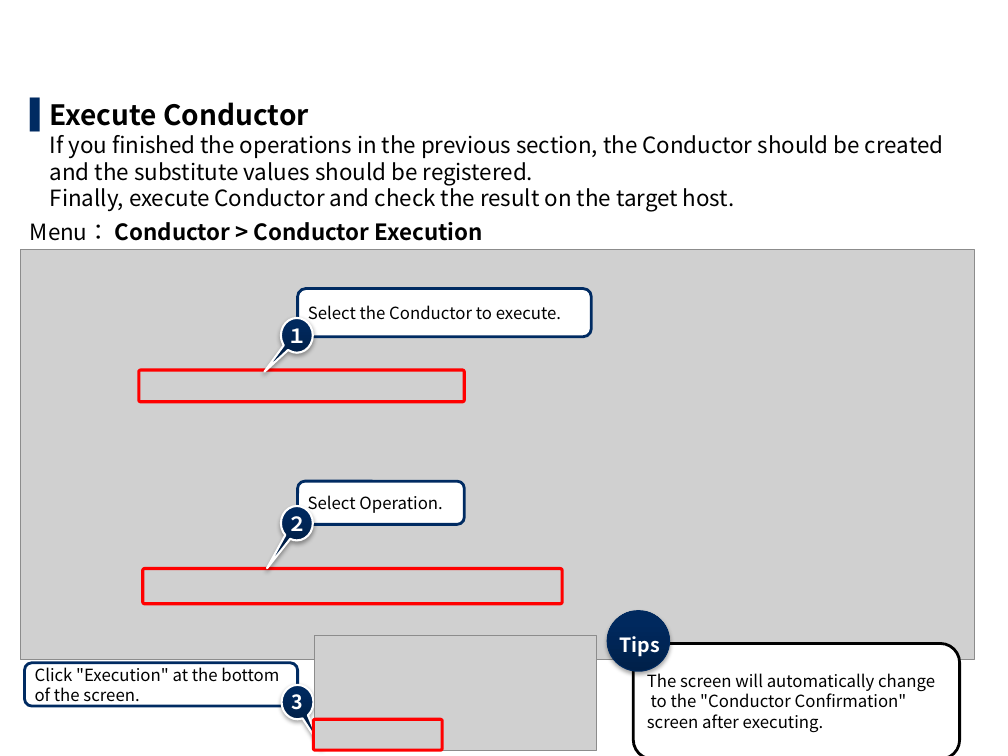
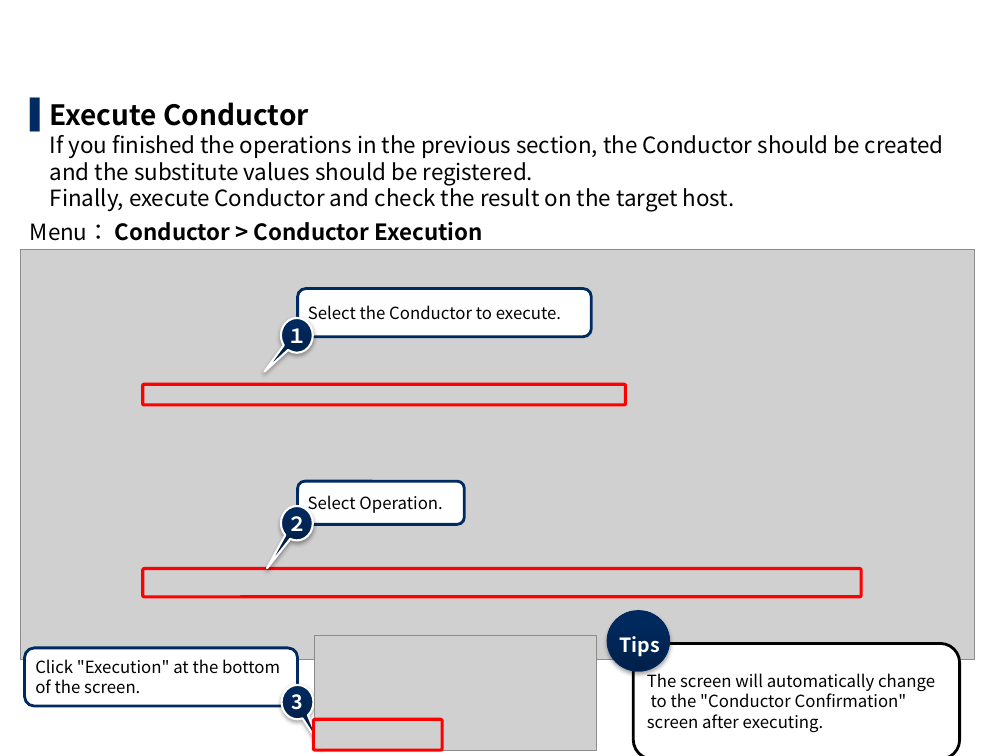
Before and after one commit to exastro-suite/it-automation-docs, a slide deck: slide 22 of asset/Learn/ITA-Ansible-Driver_en_practice.pptx. Drawn at 1008x756 pixels with LibreOffice and Linux fonts; fonts in the diff are those of the drawing; grey boxes stand for pictures; background and template pictures are left out. Boxes give left, top, right and bottom in pixels: in the first picture for what was removed or moved away, otherwise in the second. Text is boxed around its words. In the diff, an @@ line names an element or a change of style, - is before the commit and + after.

```diff
--- a/asset/Learn/ITA-Ansible-Driver_en_practice.pptx
+++ b/asset/Learn/ITA-Ansible-Driver_en_practice.pptx
@@ rounded rectangle: place and size @@
-rounded rectangle at (139, 370, 465, 402)
+rounded rectangle at (143, 384, 626, 404)
@@ rounded rectangle: place and size @@
-rounded rectangle at (143, 569, 562, 604)
+rounded rectangle at (143, 569, 862, 597)
@@ rounded rectangle "Click "Execution" at the bottom": place and size @@
-rounded rectangle "Click "Execution" at the bottom" at (24, 663, 297, 707)
+rounded rectangle "Click "Execution" at the bottom" at (24, 648, 297, 707)
```
Also in this commit, not shown: 29 other slides changed, 1 other file.
